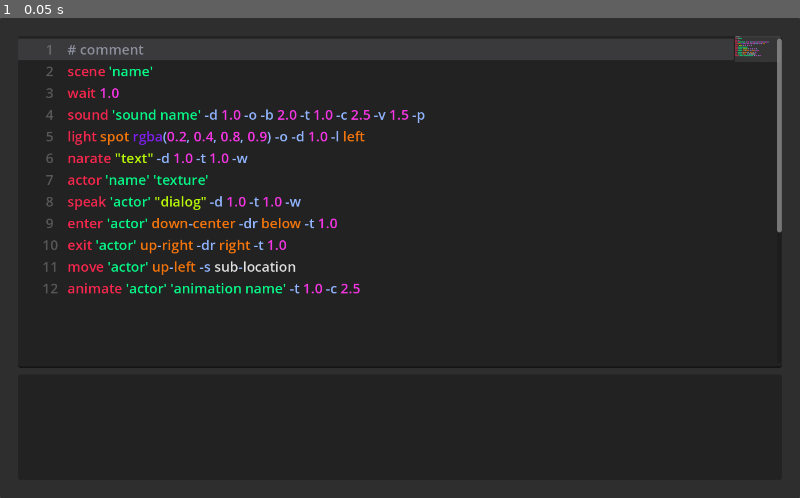
Above: before the commit, frame 1.
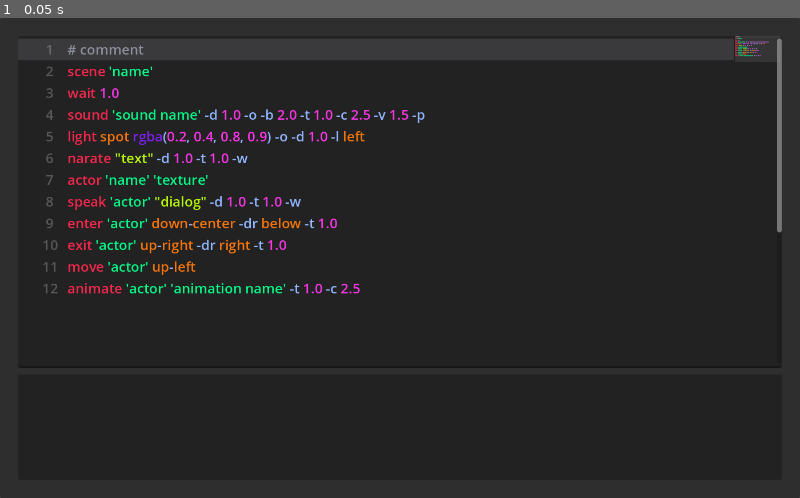
Above: after the commit, the same moment.

Repository: Wake1st/auguste
Game: Godot game, scene res://ui/editor/ide.tscn
Same seed, same stepped clock (60 frames per second), same inputs: the game is played once before the commit and once after it. The project has no main scene, so this scene is started directly.
Inputs:
- Up to frame 1 (0.05 s): no input

The runs differ from the first frame. In frame 1, 0.1% of the frame differs, in the area x 25-95%, y 7-53%.

Commit message:
syntax checking finished

Diff:
--- a/resources/errors/ErrorChecker.gd
+++ b/resources/errors/ErrorChecker.gd
@@ -193,11 +193,16 @@
 								get_message(Types.PARAM_NOT_RECOGNISED, [param, "sound"])
 							))
 						elif float_params.count(param) > 0:
-							var value = line.substr(param_index).split(" ")[1]
-							if not value.is_valid_float():
-								errors.push_back(EditorError.new(
-									Vector2(param_index + param.length() + 1, line_number),
-									get_message(Types.INVALID_NUMBER, [value])
+							var value_params = line.substr(param_index).split(" ")
+							if value_params.size() < 2:
+								errors.push_back(EditorError.new(
+									Vector2(param_index, line_number),
+									get_message(Types.MISSING_PARAM, [value_params[0]])
+								))
+							elif not value_params[1].is_valid_float():
+								errors.push_back(EditorError.new(
+									Vector2(param_index + param.length() + 1, line_number),
+									get_message(Types.INVALID_NUMBER, [value_params[1]])
 								))
 			"light": # light 'type' *rgba(red,green,blue,alpha)* [-o] [-d *delay*] [-l *location*]
 				if not line.contains("'"): # check for string
@@ -270,11 +275,16 @@
 								get_message(Types.PARAM_NOT_RECOGNISED, [param, "light"])
 							))
 						elif float_params.count(param) > 0:
-							var value = line.substr(param_index).split(" ")[1]
-							if not value.is_valid_float():
-								errors.push_back(EditorError.new(
-									Vector2(param_index + param.length() + 1, line_number),
-									get_message(Types.INVALID_NUMBER, [value])
+							var value_params = line.substr(param_index).split(" ")
+							if value_params.size() < 2:
+								errors.push_back(EditorError.new(
+									Vector2(param_index, line_number),
+									get_message(Types.MISSING_PARAM, [value_params[0]])
+								))
+							elif not value_params[1].is_valid_float():
+								errors.push_back(EditorError.new(
+									Vector2(param_index + param.length() + 1, line_number),
+									get_message(Types.INVALID_NUMBER, [value_params[1]])
 								))
 			"narate": # narate "text" [-d *delay*] [-d *duration*] [-w]
 				if not line.contains("\""): # check for string
@@ -308,11 +318,16 @@
 								get_message(Types.PARAM_NOT_RECOGNISED, [param, "narate"])
 							))
 						elif float_params.count(param) > 0:
-							var value = line.substr(param_index).split(" ")[1]
-							if not value.is_valid_float():
-								errors.push_back(EditorError.new(
-									Vector2(param_index + param.length() + 1, line_number),
-									get_message(Types.INVALID_NUMBER, [value])
+							var value_params = line.substr(param_index).split(" ")
+							if value_params.size() < 2:
+								errors.push_back(EditorError.new(
+									Vector2(param_index, line_number),
+									get_message(Types.MISSING_PARAM, [value_params[0]])
+								))
+							elif not value_params[1].is_valid_float():
+								errors.push_back(EditorError.new(
+									Vector2(param_index + param.length() + 1, line_number),
+									get_message(Types.INVALID_NUMBER, [value_params[1]])
 								))
 			"speak": # speak 'actor' "text" [-t *dialog*] [-d *delay*] [-w]
 				if not line.contains("'"): # check for string
@@ -361,11 +376,16 @@
 								get_message(Types.PARAM_NOT_RECOGNISED, [param, "narate"])
 							))
 						elif float_params.count(param) > 0:
-							var value = line.substr(param_index).split(" ")[1]
-							if not value.is_valid_float():
-								errors.push_back(EditorError.new(
-									Vector2(param_index + param.length() + 1, line_number),
-									get_message(Types.INVALID_NUMBER, [value])
+							var value_params = line.substr(param_index).split(" ")
+							if value_params.size() < 2:
+								errors.push_back(EditorError.new(
+									Vector2(param_index, line_number),
+									get_message(Types.MISSING_PARAM, [value_params[0]])
+								))
+							elif not value_params[1].is_valid_float():
+								errors.push_back(EditorError.new(
+									Vector2(param_index + param.length() + 1, line_number),
+									get_message(Types.INVALID_NUMBER, [value_params[1]])
 								))
 			"enter": # enter 'actor' *location* [-dr *from*] [-t *duration*]
 				if not line.contains("'"): # check for string
@@ -406,14 +426,19 @@
 						if all_params.find(param) == -1:
 							errors.push_back(EditorError.new(
 								Vector2(param_index + param.length() + 1, line_number),
-								get_message(Types.PARAM_NOT_RECOGNISED, [param, "narate"])
-							))
-						elif float_params.count(param) > 0:
-							var value = line.substr(param_index).split(" ")[1]
-							if not value.is_valid_float():
-								errors.push_back(EditorError.new(
-									Vector2(param_index + param.length() + 1, line_number),
-									get_message(Types.INVALID_NUMBER, [value])
+								get_message(Types.PARAM_NOT_RECOGNISED, [param, "enter"])
+							))
+						elif float_params.count(param) > 0:
+							var value_params = line.substr(param_index).split(" ")
+							if value_params.size() < 2:
+								errors.push_back(EditorError.new(
+									Vector2(param_index, line_number),
+									get_message(Types.MISSING_PARAM, [value_params[0]])
+								))
+							elif not value_params[1].is_valid_float():
+								errors.push_back(EditorError.new(
+									Vector2(param_index + param.length() + 1, line_number),
+									get_message(Types.INVALID_NUMBER, [value_params[1]])
 								))
 
 					# check location
@@ -431,37 +456,179 @@
 								get_message(Types.DIRECTION_NOT_RECOGNISED, [direction_args[1]])
 							))
 			"exit": # exit 'actor' *location* [-d *to*] [-t *duration*]
-				var actor_name = line.split("'")[1]
-				var location = args[2]
-				var direction = get_optional_string("-dr", args)
-				var duration = get_optional_float("-t", args, 1.0)
-
-				#errors.push_back(EditorError.new(
-					#Vector2(
-						#get_column(line, args), line_number),
-						#get_message( , args)
-				#))
-			"move": # move 'actor' *location* [-s *sub-location*]
-				var actor_name = line.split("'")[1]
-				var location = args[2]
-				var duration = get_optional_float("-t", args, 1.0)
-
-				#errors.push_back(EditorError.new(
-					#Vector2(
-						#get_column(line, args), line_number),
-						#get_message( , args)
-				#))
+				if not line.contains("'"): # check for string
+					errors.push_back(EditorError.new(
+						Vector2(5, line_number),
+						get_message(Types.STRING_NOT_FOUND, ["'single'"])
+					))
+				elif line.count("'") < 2: # check for string closing
+					errors.push_back(EditorError.new(
+						Vector2(6, line_number),
+						get_message(Types.STRING_NOT_CLOSED, ["'"])
+					))
+				elif line.split("'")[1].is_empty(): # check for string content
+					errors.push_back(EditorError.new(
+						Vector2(6, line_number),
+						get_message(Types.STRING_EMPTY, [])
+					))
+				elif args.size() < 3: # check for location param
+					errors.push_back(EditorError.new(
+						Vector2(find_nth_char(line, "'", 2), line_number),
+						get_message(Types.MISSING_PARAM, ["location"])
+					))
+				elif not is_location(args[2]): # check location type
+					errors.push_back(EditorError.new(
+						Vector2(line.find(args[2]), line_number),
+						get_message(Types.LOCATION_NOT_RECOGNISED, [args[2]])
+					))
+				else:
+					# check each optional param
+					var float_params: Array[String] = ["-t"]
+					var all_params: Array[String] = float_params.duplicate()
+					all_params.push_back("-dr")
+
+					var unknown_params: Array[String] = line.split("-")
+					for segment in unknown_params:
+						var param = "-%s" % segment.split(" ")[0]
+						var param_index = line.find(param)
+						if all_params.find(param) == -1:
+							errors.push_back(EditorError.new(
+								Vector2(param_index + param.length() + 1, line_number),
+								get_message(Types.PARAM_NOT_RECOGNISED, [param, "exit"])
+							))
+						elif float_params.count(param) > 0:
+							var value_params = line.substr(param_index).split(" ")
+							if value_params.size() < 2:
+								errors.push_back(EditorError.new(
+									Vector2(param_index, line_number),
+									get_message(Types.MISSING_PARAM, [value_params[0]])
+								))
+							elif not value_params[1].is_valid_float():
+								errors.push_back(EditorError.new(
+									Vector2(param_index + param.length() + 1, line_number),
+									get_message(Types.INVALID_NUMBER, [value_params[1]])
+								))
+
+					# check location
+					if line.count("-dr"):
+						var direction_index = line.find("-dr")
+						var direction_args = line.substr(direction_index).split(" ")
+						if direction_args.size() < 2:
+							errors.push_back(EditorError.new(
+								Vector2(direction_index + 3, line_number),
+								get_message(Types.MISSING_PARAM, ["direction"])
+							))
+						elif not is_direction(direction_args[1]):
+							errors.push_back(EditorError.new(
+								Vector2(direction_index + 4, line_number),
+								get_message(Types.DIRECTION_NOT_RECOGNISED, [direction_args[1]])
+							))
+			"move": # move 'actor' *location* [-t *duration*]
+				if not line.contains("'"): # check for string
+					errors.push_back(EditorError.new(
+						Vector2(5, line_number),
+						get_message(Types.STRING_NOT_FOUND, ["'single'"])
+					))
+				elif line.count("'") < 2: # check for string closing
+					errors.push_back(EditorError.new(
+						Vector2(6, line_number),
+						get_message(Types.STRING_NOT_CLOSED, ["'"])
+					))
+				elif line.split("'")[1].is_empty(): # check for string content
+					errors.push_back(EditorError.new(
+						Vector2(6, line_number),
+						get_message(Types.STRING_EMPTY, [])
+					))
+				elif args.size() < 3: # check for location param
+					errors.push_back(EditorError.new(
+						Vector2(find_nth_char(line, "'", 2), line_number),
+						get_message(Types.MISSING_PARAM, ["location"])
+					))
+				elif not is_location(args[2]): # check location type
+					errors.push_back(EditorError.new(
+						Vector2(line.find(args[2]), line_number),
+						get_message(Types.LOCATION_NOT_RECOGNISED, [args[2]])
+					))
+				else:
+					# check each optional param
+					var float_params: Array[String] = ["-t"]
+					var all_params: Array[String] = float_params.duplicate()
+
+					var unknown_params: Array[String] = line.split("-")
+					for segment in unknown_params:
+						var param = "-%s" % segment.split(" ")[0]
+						var param_index = line.find(param)
+						if all_params.find(param) == -1:
+							errors.push_back(EditorError.new(
+								Vector2(param_index + param.length() + 1, line_number),
+								get_message(Types.PARAM_NOT_RECOGNISED, [param, "exit"])
+							))
+						elif float_params.count(param) > 0:
+							var value_params = line.substr(param_index).split(" ")
+							if value_params.size() < 2:
+								errors.push_back(EditorError.new(
+									Vector2(param_index, line_number),
+									get_message(Types.MISSING_PARAM, [value_params[0]])
+								))
+							elif not value_params[1].is_valid_float():
+								errors.push_back(EditorError.new(
+									Vector2(param_index + param.length() + 1, line_number),
+									get_message(Types.INVALID_NUMBER, [value_params[1]])
+								))
 			"animate": # animate 'actor' 'animation name' [-t *duration* || -c *cycle count*]
-				var actor_name = line.split("'")[1]
 				var animation = line.split("'")[3]
-				var duration = get_optional_float("-t", args, 1.0)
-				var cycle = get_optional_float("-c", args, 1.0)
-
-				#errors.push_back(EditorError.new(
-					#Vector2(
-						#get_column(line, args), line_number),
-						#get_message( , args)
-				#))
+
+				if not line.contains("'"): # check for string
+					errors.push_back(EditorError.new(
+						Vector2(7, line_number),
+						get_message(Types.STRING_NOT_FOUND, ["'single'"])
+					))
+				elif line.count("'") < 2: # check for string closing
+					errors.push_back(EditorError.new(
+						Vector2(8, line_number),
+						get_message(Types.STRING_NOT_CLOSED, ["'"])
+					))
+				elif line.split("'")[1].is_empty(): # check for string content
+					errors.push_back(EditorError.new(
+						Vector2(8, line_number),
+						get_message(Types.STRING_EMPTY, [])
+					))
+				elif line.count("'") < 4: # check for animation param
+					errors.push_back(EditorError.new(
+						Vector2(find_nth_char(line, "'", 2), line_number),
+						get_message(Types.MISSING_PARAM, ["animation"])
+					))
+				elif not is_animation(args[2]): # check animation type
+					errors.push_back(EditorError.new(
+						Vector2(line.find(args[2]), line_number),
+						get_message(Types.ANIMATION_NOT_RECOGNISED, [args[2]])
+					))
+				else:
+					# check each optional param
+					var float_params: Array[String] = ["-t", "-c"]
+					var all_params: Array[String] = float_params.duplicate()
+
+					var unknown_params: Array[String] = line.split("-")
+					for segment in unknown_params:
+						var param = "-%s" % segment.split(" ")[0]
+						var param_index = line.find(param)
+						if all_params.find(param) == -1:
+							errors.push_back(EditorError.new(
+								Vector2(param_index + param.length() + 1, line_number),
+								get_message(Types.PARAM_NOT_RECOGNISED, [param, "exit"])
+							))
+						elif float_params.count(param) > 0:
+							var value_params = line.substr(param_index).split(" ")
+							if value_params.size() < 2:
+								errors.push_back(EditorError.new(
+									Vector2(param_index, line_number),
+									get_message(Types.MISSING_PARAM, [value_params[0]])
+								))
+							elif not value_params[1].is_valid_float():
+								errors.push_back(EditorError.new(
+									Vector2(param_index + param.length() + 1, line_number),
+									get_message(Types.INVALID_NUMBER, [value_params[1]])
+								))
 			_:
 				errors.push_back(EditorError.new(
 					Vector2(0,line_number), get_message(Types.ACTION_NOT_RECOGNISED, args)
@@ -470,17 +637,6 @@
 		line_number += 1
 
 	return errors
-
-
-static func get_quoted_text(line: String, place: int) -> String:
-	return line.split("'")[place]
-
-
-static func is_actor(actors: Array[Actor], actor_name: String) -> bool:
-	for actor in actors:
-		if actor.name == actor_name:
-			return true
-	return false
 
 
 static func has_texture(filename: String) -> bool:
@@ -511,37 +667,9 @@
 	return false
 
 
-static func get_dialogue(line: String) -> String:
-	var parts: PackedStringArray = line.split("\"")
-
-	if parts.size() == 1:
-		return ""
-	else:
-		return parts[1]
-
-
-static func get_color(line: String) -> Color:
-	var args = line.split("(")[1].split(")")[0].split(",")
-	return Color(args[0] as float, args[1] as float, args[2] as float, args[3] as float)
-
-
-static func get_optional_float(keyword: String, args: Array[String], default: float) -> float:
-	for i in args.size():
-		if args[i] == keyword:
-			return args[i + 1] as float
-	return default
-
-
-static func has_optional_bool(keyword: String, args: Array[String]) -> bool:
-	for i in args.size():
-		if args[i] == keyword:
-			return true
-	return false
-
-
-static func get_optional_bool(keyword: String, args: Array[String]) -> bool:
-	for i in args.size():
-		if args[i] == keyword:
+static func is_animation(animation: String) -> bool:
+	for key: String in Stage.Animations.keys():
+		if key.to_lower() == animation.to_lower():
 			return true
 	return false
 
--- a/ui/editor/text_editor.tscn
+++ b/ui/editor/text_editor.tscn
@@ -19,7 +19,7 @@
 speak 'actor' \"dialog\" -d 1.0 -t 1.0 -w
 enter 'actor' down-center -dr below -t 1.0
 exit 'actor' up-right -dr right -t 1.0
-move 'actor' up-left -s sub-location
+move 'actor' up-left
 animate 'actor' 'animation name' -t 1.0 -c 2.5"
 wrap_mode = 1
 indent_wrapped_lines = true
Not shown, changed: README.md
